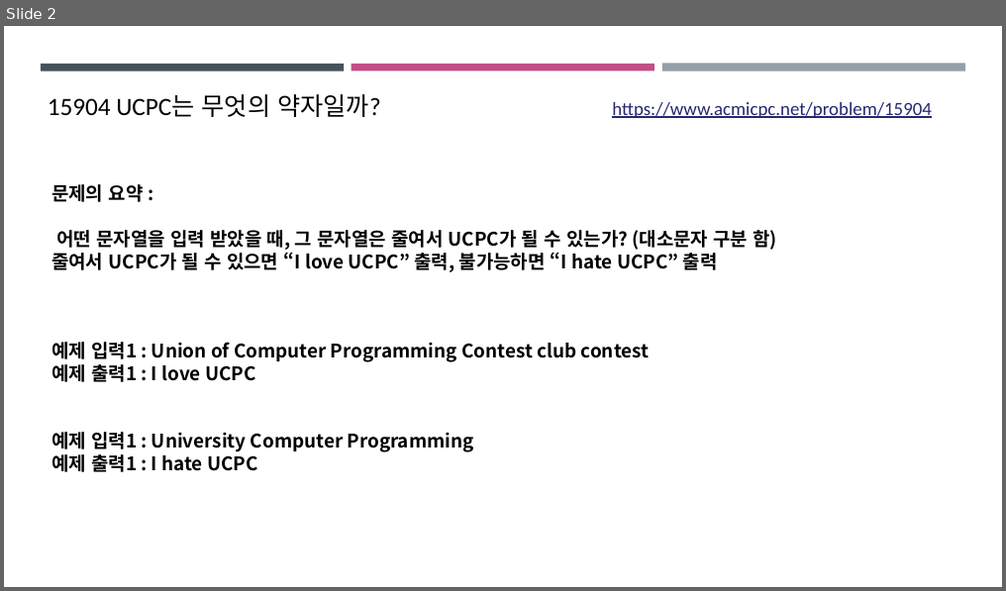
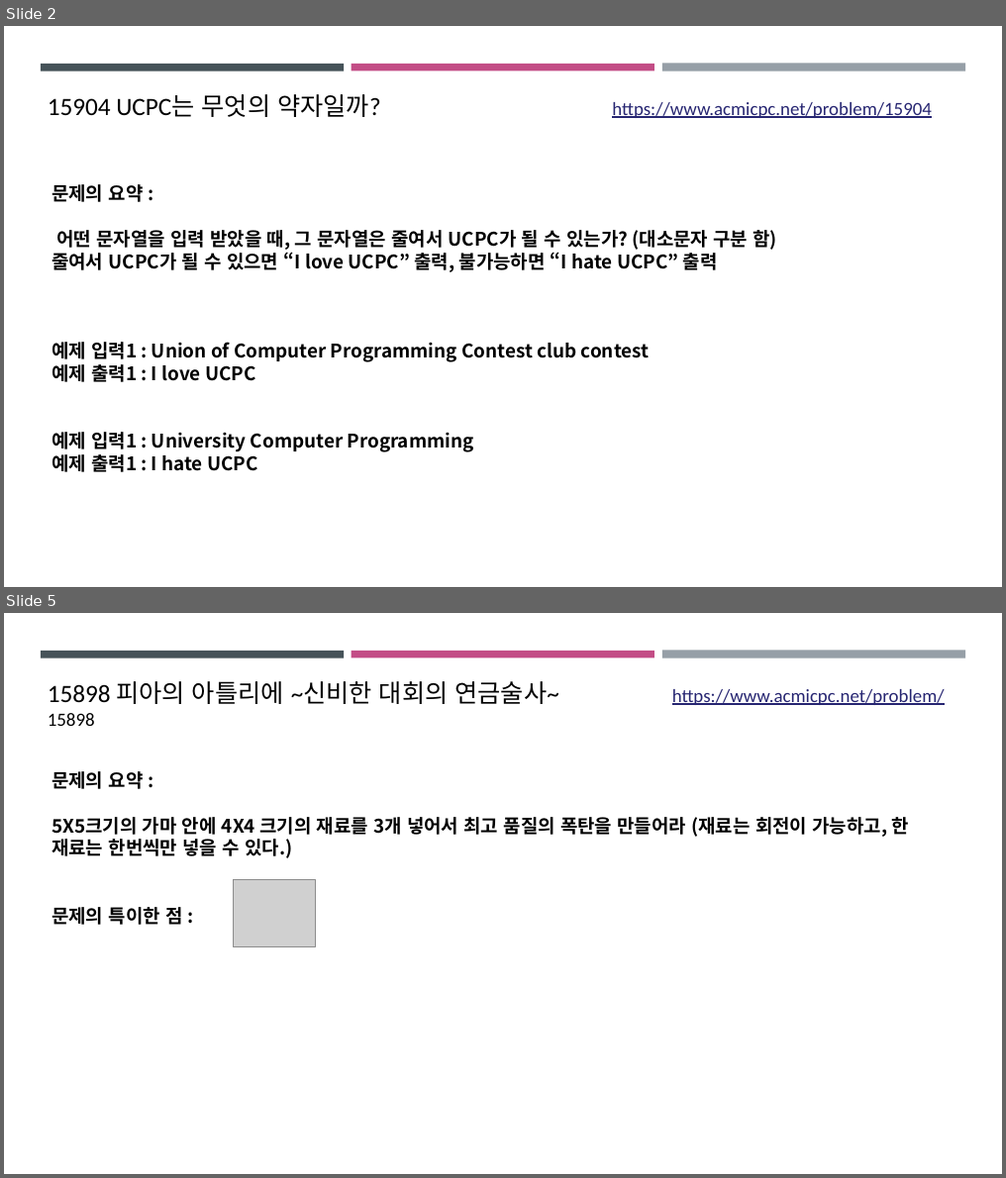
Before and after one commit to ckdgus0505/ACM, a slide deck: PPT 발표자료/UCPC_2018_예선/창현.pptx. Shown one above the other, each under a label of ours: slide 2 before the commit, slides 2 and 5 after it; the slides between them are not shown. The pictures are 1006x591 and 1006x1178 pixels, drawn with LibreOffice and Linux fonts; fonts in the diff are those of the drawing; grey boxes stand for pictures. Boxes give left, top, right and bottom in pixels: in the first picture for what was removed or moved away, otherwise in the second. Text is boxed around its words. In the diff, an @@ line names an element or a change of style, - is before the commit and + after.

```diff
--- a/PPT 발표자료/UCPC_2018_예선/창현.pptx
+++ b/PPT 발표자료/UCPC_2018_예선/창현.pptx
@@ slide 5 added at [4,613,1002,1174], background #FFFFFF; not listed: 3 template elements that a slide beside it also shows @@
@@ text added at [48,681,944,726], 18 pt, text #272672, underline @@
+15898 피아의 아틀리에 ~신비한 대회의 연금술사~ https://www.acmicpc.net/problem/15898
@@ text added at [52,771,908,925], 18 pt, text #000000, bold @@
+문제의 요약 :
+5X5크기의 가마 안에 4X4 크기의 재료를 3개 넣어서 최고 품질의 폭탄을 만들어라 (재료는 회전이 가능하고, 한 재료는 한번씩만 넣을 수 있다.)
+문제의 특이한 점 :
@@ picture added at [233,880,315,947] @@
```
Also in this commit, not shown: 2 slides changed, 5 other slides added, 6 other files.
